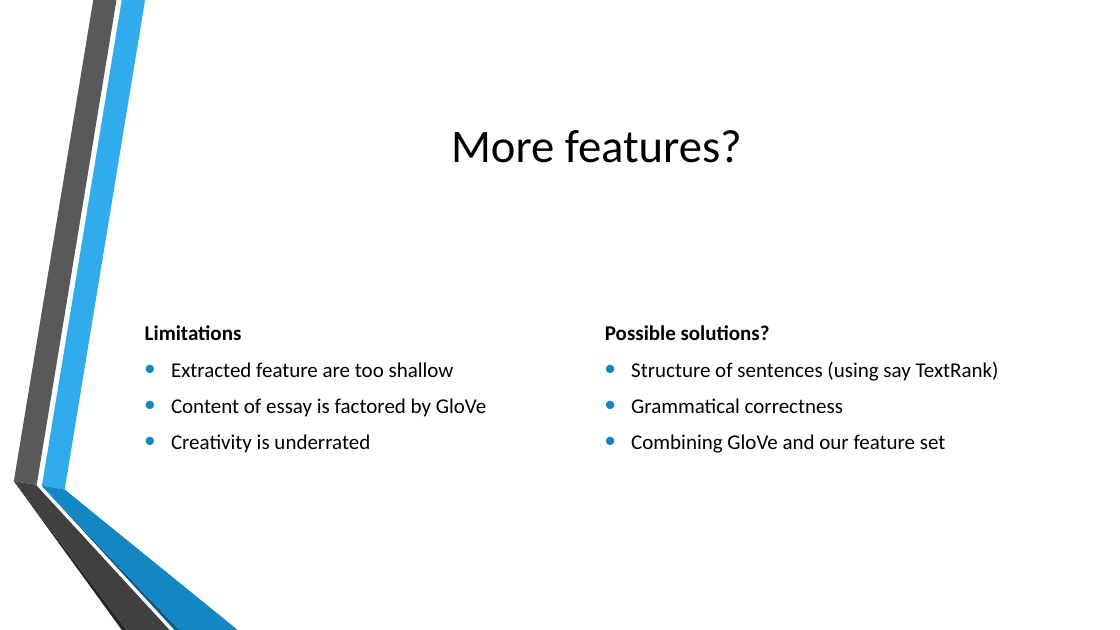
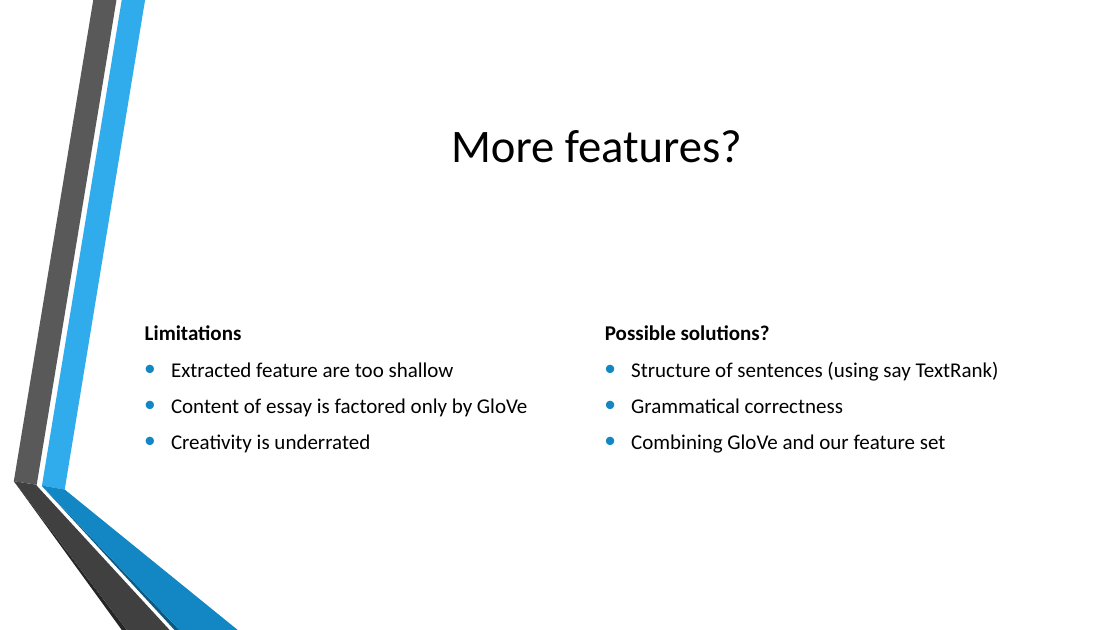
Before and after one commit to SahilC/AutomaticEssayGrading, a slide deck: slide 20 of presentation/Automatic Essay Grading_Final.pptx (slide 19 before the commit). Drawn at 1120x630 pixels with LibreOffice and Linux fonts; fonts in the diff are those of the drawing; background and template pictures are left out. Boxes give left, top, right and bottom in pixels: in the first picture for what was removed or moved away, otherwise in the second. Text is boxed around its words. In the diff, an @@ line names an element or a change of style, - is before the commit and + after.

```diff
--- a/presentation/Automatic Essay Grading_Final.pptx
+++ b/presentation/Automatic Essay Grading_Final.pptx
@@ text at (171,398,527,417): text changed @@
-• Content of essay is factored by GloVe
+• Content of essay is factored only by GloVe
```
Also in this commit, not shown: 2 other slides changed, 1 slide added.
